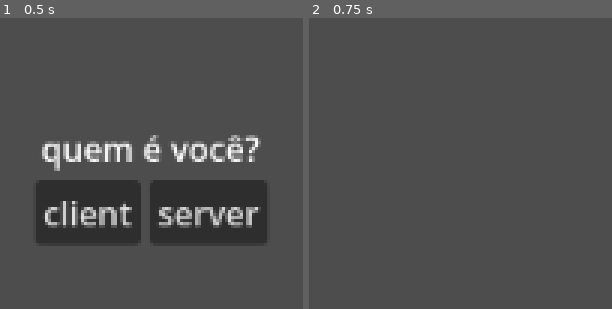
Above: before the commit, frames 1-2 (left to right).
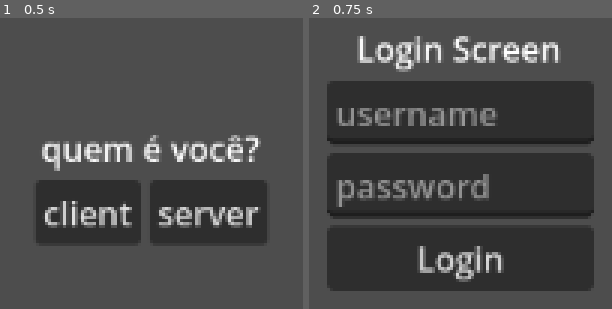
Above: after the commit, the same moments.

Repository: bakudas/godot-doodles
Game: Godot game, scene res://scenes/menu.tscn
Same seed, same stepped clock (60 frames per second), same inputs: the game is played once before the commit and once after it. This scene is started directly instead of the project's main scene.
Inputs:
- Up to frame 1 (0.5 s): no input
- Up to frame 2 (0.75 s): click "client" at 0.5 s

Frame 1 is identical in both runs. In frame 2, 58% of the frame differs, in the area x 5-95%, y 6-94%.

Commit message:
feat: login and simple backend

Diff:
--- /dev/null
+++ b/basic-multiplayer-server/fake_database.json
@@ -0,0 +1,7 @@
+{
+	"bakudas": {
+		"password": "12345",
+		"avatar": "res://icon.svg",
+		"name": "bakudas"
+	}
+}
--- a/basic-multiplayer-server/project.godot
+++ b/basic-multiplayer-server/project.godot
@@ -15,6 +15,10 @@
 config/features=PackedStringArray("4.6", "GL Compatibility")
 config/icon="res://icon.svg"
 
+[autoload]
+
+AuthenticationCredentials="*uid://ckt6tasekceg8"
+
 [physics]
 
 3d/physics_engine="Jolt Physics"
--- /dev/null
+++ b/basic-multiplayer-server/scenes/auth.tscn
@@ -0,0 +1,6 @@
+[gd_scene format=3 uid="uid://bpyd5jjr67dqn"]
+
+[ext_resource type="Script" uid="uid://ckt6tasekceg8" path="res://scripts/AuthenticationCredentials.gd" id="1_ro4lu"]
+
+[node name="Auth" type="Node2D" unique_id=607286058]
+script = ExtResource("1_ro4lu")
--- /dev/null
+++ b/basic-multiplayer-server/scenes/avatar_screen.tscn
@@ -0,0 +1,33 @@
+[gd_scene format=3 uid="uid://bsg2reaftjtu4"]
+
+[ext_resource type="Script" uid="uid://b78bbwsjoi0nh" path="res://scripts/avatar_screen.gd" id="1_ppl4b"]
+
+[node name="AvatarScreen" type="Control" unique_id=440305674]
+layout_mode = 3
+anchors_preset = 14
+anchor_top = 0.5
+anchor_right = 1.0
+anchor_bottom = 0.5
+grow_horizontal = 2
+grow_vertical = 2
+script = ExtResource("1_ppl4b")
+
+[node name="VBoxContainer" type="VBoxContainer" parent="." unique_id=1069611532]
+layout_mode = 1
+anchors_preset = 8
+anchor_left = 0.5
+anchor_top = 0.5
+anchor_right = 0.5
+anchor_bottom = 0.5
+offset_left = -0.5
+offset_top = -13.5
+offset_right = 0.5
+offset_bottom = 13.5
+grow_horizontal = 2
+grow_vertical = 2
+
+[node name="TextureRect" type="TextureRect" parent="VBoxContainer" unique_id=2072095753]
+layout_mode = 2
+
+[node name="Label" type="Label" parent="VBoxContainer" unique_id=299866737]
+layout_mode = 2
--- /dev/null
+++ b/basic-multiplayer-server/scenes/login_screen.tscn
@@ -0,0 +1,51 @@
+[gd_scene format=3 uid="uid://cqrsxxv5hkcfu"]
+
+[ext_resource type="Script" uid="uid://b8swnov67gwf" path="res://scripts/login_screen.gd" id="1_frse4"]
+
+[node name="LoginScreen" type="Control" unique_id=1301405064]
+layout_mode = 3
+anchors_preset = 15
+anchor_right = 1.0
+anchor_bottom = 1.0
+grow_horizontal = 2
+grow_vertical = 2
+script = ExtResource("1_frse4")
+
+[node name="VBoxContainer" type="VBoxContainer" parent="." unique_id=454095464]
+layout_mode = 1
+anchors_preset = 14
+anchor_top = 0.5
+anchor_right = 1.0
+anchor_bottom = 0.5
+grow_horizontal = 2
+grow_vertical = 2
+
+[node name="Label" type="Label" parent="VBoxContainer" unique_id=453103988]
+layout_mode = 2
+text = "Login Screen"
+horizontal_alignment = 1
+
+[node name="UserLineEdit" type="LineEdit" parent="VBoxContainer" unique_id=723956217]
+custom_minimum_size = Vector2(128, 0)
+layout_mode = 2
+size_flags_horizontal = 4
+placeholder_text = "username"
+
+[node name="PassLineEdit" type="LineEdit" parent="VBoxContainer" unique_id=2066125794]
+custom_minimum_size = Vector2(128, 0)
+layout_mode = 2
+size_flags_horizontal = 4
+placeholder_text = "password"
+secret = true
+
+[node name="LoginButton" type="Button" parent="VBoxContainer" unique_id=854727198]
+custom_minimum_size = Vector2(128, 0)
+layout_mode = 2
+size_flags_horizontal = 4
+text = "Login"
+
+[node name="ErroMessage" type="Label" parent="VBoxContainer" unique_id=1353151812]
+layout_mode = 2
+size_flags_horizontal = 4
+
+[connection signal="pressed" from="VBoxContainer/LoginButton" to="." method="_on_login_button_pressed"]
--- /dev/null
+++ b/basic-multiplayer-server/scenes/udp_server.tscn
@@ -0,0 +1,8 @@
+[gd_scene format=3 uid="uid://cn7r6xtpaxe4x"]
+
+[ext_resource type="Script" uid="uid://c013okpe5wa6c" path="res://scripts/udp_server.gd" id="1_hv1c6"]
+
+[node name="UDPServer" type="Node2D" unique_id=60800462]
+script = ExtResource("1_hv1c6")
+database_file_path = null
+teste = null
--- /dev/null
+++ b/basic-multiplayer-server/scripts/AuthenticationCredentials.gd
@@ -0,0 +1,4 @@
+extends Node2D
+
+var username: String = ""
+var access_token: int
--- /dev/null
+++ b/basic-multiplayer-server/scripts/avatar_screen.gd
@@ -0,0 +1,76 @@
+extends Control
+
+const HOST: String = "127.0.0.1"
+const PORT: int = 4242
+
+
+func _ready() -> void:
+	print("%s logged in!" % AuthenticationCredentials.username)
+	var packet = PacketPeerUDP.new()
+	packet.connect_to_host(HOST, PORT)
+	request_authentication(packet)
+
+
+func request_authentication(packet):
+	var request = {
+		"get_authentication_token": true,
+		"username": AuthenticationCredentials.username,
+		"token": AuthenticationCredentials.access_token
+	}
+	packet.put_var(JSON.stringify(request))
+	while packet.wait() == OK:
+		var data = JSON.parse_string(packet.get_var())
+		if data == AuthenticationCredentials.access_token:
+			request_avatar(packet)
+			break
+
+
+func request_avatar(packet):
+	var request = {
+		"get_avatar": true,
+		"username": AuthenticationCredentials.username,
+		"token": AuthenticationCredentials.access_token
+	}
+	packet.put_var(JSON.stringify(request))
+	while packet.wait() == OK:
+		var data = JSON.parse_string(packet.get_var())
+		download_avatar(data['avatar_id'][0], data['token'])
+		#$VBoxContainer/TextureRect.texture = texture
+		$VBoxContainer/Label.text = AuthenticationCredentials.username
+		break
+
+
+func download_avatar(asset_id: String, token: String):
+	var http_request = HTTPRequest.new()
+	add_child(http_request)
+
+	# Importante: Para baixar imagens, não precisamos de headers complexos,
+	# apenas o Bearer se o asset não for público.
+	var headers = ["Authorization: Bearer " + token]
+
+	# Conecta ao sinal específico para processar a imagem
+	http_request.request_completed.connect(_on_image_downloaded)
+
+	# Endpoint de Assets do Squidex
+	var url = "https://bke.pixelcartel.com.br/api/assets/game-backend/" + asset_id
+
+	var error = http_request.request(url, headers, HTTPClient.METHOD_GET)
+	if error != OK:
+		push_error("Erro ao iniciar download da imagem.")
+
+func _on_image_downloaded(result, response_code, headers, body):
+	if response_code == 200:
+		var image = Image.new()
+		var error = image.load_jpg_from_buffer(body) # Tenta JPG
+
+		if error != OK:
+			error = image.load_png_from_buffer(body) # Tenta PNG se JPG falhar
+
+		if error == OK:
+			var texture = ImageTexture.create_from_image(image)
+			$VBoxContainer/TextureRect.texture = texture
+			print("Avatar aplicado com sucesso!")
+		else:
+			push_error("Falha ao converter dados do corpo em imagem.")
+	else:
+		print("Erro no download: ", response_code)
--- a/basic-multiplayer-server/scripts/client.gd
+++ b/basic-multiplayer-server/scripts/client.gd
@@ -7,5 +7,5 @@
 
 
 func _ready() -> void:
-	var error: Error = peer.create_client(HOST, PORT)
+	var _error: Error = peer.create_client(HOST, PORT)
 	multiplayer.multiplayer_peer = peer
--- /dev/null
+++ b/basic-multiplayer-server/scripts/login_screen.gd
@@ -0,0 +1,37 @@
+extends Control
+
+const PORT: int = 4242
+const HOST: String = "127.0.0.1"
+@onready var user_editlist = $VBoxContainer/UserLineEdit
+@onready var pass_editlist = $VBoxContainer/PassLineEdit
+
+func send_credentials():
+	var message = {
+		'authenticate_credentials': {
+			'username': user_editlist.text,
+			'password': pass_editlist.text
+		}
+	}
+	var packet = PacketPeerUDP.new()
+	packet.connect_to_host(HOST, PORT)
+	packet.put_var(JSON.stringify(message))
+	while packet.wait() == OK:
+		var data = JSON.parse_string(packet.get_var())
+		if "token" in data:
+			$VBoxContainer/ErroMessage.text = "logged!!"
+			AuthenticationCredentials.username = message['authenticate_credentials']['username']
+			AuthenticationCredentials.access_token = data['token']
+			print("send credentials for {username} with token {access_token}"
+			.format({
+				'username': AuthenticationCredentials.username,
+				'access_token': AuthenticationCredentials.access_token}
+			))
+			get_tree().change_scene_to_file("res://scenes/avatar_screen.tscn")
+			break
+		else:
+			$VBoxContainer/ErroMessage.text = "login failed, check your credentials"
+			break
+
+
+func _on_login_button_pressed() -> void:
+	send_credentials()
--- a/basic-multiplayer-server/scripts/menu.gd
+++ b/basic-multiplayer-server/scripts/menu.gd
@@ -2,8 +2,8 @@
 
 
 func _on_client_pressed() -> void:
-	get_tree().change_scene_to_file("res://scenes/client.tscn")
+	get_tree().change_scene_to_file("res://scenes/login_screen.tscn")
 
 
 func _on_server_pressed() -> void:
-	get_tree().change_scene_to_file("res://scenes/server.tscn")
+	get_tree().change_scene_to_file("res://scenes/udp_server.tscn")
--- /dev/null
+++ b/basic-multiplayer-server/scripts/udp_server.gd
@@ -0,0 +1,148 @@
+extends Node2D
+
+const PORT: int = 4242
+var server: UDPServer = UDPServer.new()
+@export var database_file_path = "res://fake_database.json"
+var fake_database = {}
+var user_data
+var logged_users = {}
+var backend_token
+@export var teste: PackedByteArray
+
+func _ready() -> void:
+	server.listen(PORT)
+	print("server online: " + str(server.is_listening()))
+	load_database(database_file_path)
+
+
+func _process(delta: float) -> void:
+	server.poll()
+	if server.is_connection_available():
+		var peer = server.take_connection()
+		var message = JSON.parse_string(peer.get_var())
+		if "authenticate_credentials" in message:
+			authenticate_player(peer, message)
+		elif "get_authentication_token" in message:
+			get_authentication_token(peer, message)
+		elif "get_avatar" in message:
+			get_avatar(peer, message)
+
+
+func authenticate_player(peer, message):
+	var credentials = message['authenticate_credentials']
+	if "username" in credentials and "password" in credentials:
+		var username = credentials["username"]
+		var password = credentials["password"]
+		if user_data['data']['username']['en'] == username:
+			if user_data['data']['password']['iv'] == password:
+				var token = randi()
+				var response = {'token': token, 'username': username}
+				logged_users[username] = token
+				print("authenticated player: %s" % str(response))
+				peer.put_var(JSON.stringify(response))
+			else:
+				peer.put_var("")
+
+
+func load_database(data_path) -> Dictionary:
+	#var file = FileAccess.open(data_path, FileAccess.READ)
+	#var file_content = file.get_as_text()
+	#fake_database = JSON.parse_string(file_content)
+	#print("fake data: %s" % str(fake_database))
+	send_auth_request()
+	return fake_database
+
+
+func get_authentication_token(peer, message):
+	var credentials = message
+	if "username" in credentials:
+		if credentials['token'] == logged_users[credentials['username']]:
+			var token = logged_users[credentials['username']]
+			var response = {'token': token, 'username': credentials['username']}
+			print("get auth token: %s" % str(response))
+			peer.put_var(JSON.stringify(token))
+
+
+func get_avatar(peer, message):
+	var data = {
+		'avatar_id': user_data['data']['avatarImage']['iv'],
+		'token': backend_token
+	}
+	peer.put_var(JSON.stringify(data))
+
+
+func send_auth_request():
+	var http_request = HTTPRequest.new()
+	add_child(http_request)
+
+	# Conecta o sinal para processar a resposta
+	http_request.request_completed.connect(_on_request_completed)
+
+	# Configuração dos Headers
+	var headers = ["Content-Type: application/x-www-form-urlencoded"]
+
+	# Configuração do Body (Dados do formulário)
+	var data = {
+		"grant_type": "client_credentials",
+		"client_id": "game-backend:default",
+		"client_secret": "bmv0svctp71dxvciob55isznhdmxasx3xzn7ppqb6qkx",
+		"scope": "squidex-api"
+	}
+
+	# Transforma o dicionário em string formatada: key1=value1&key2=value2
+	var query_string = HTTPClient.new().query_string_from_dict(data)
+
+	var url = "https://bke.pixelcartel.com.br/identity-server/connect/token"
+
+	# Realiza a requisição POST
+	var error = http_request.request(url, headers, HTTPClient.METHOD_POST, query_string)
+
+	if error != OK:
+		push_error("Ocorreu um erro ao iniciar a requisição HTTP.")
+
+func _on_request_completed(result, response_code, headers, body):
+	var json = JSON.new()
+	var parse_result = json.parse(body.get_string_from_utf8())
+
+	if response_code == 200:
+		var response_data = json.get_data()
+		backend_token = response_data["access_token"]
+		get_user_data(backend_token, "1e2c5075-ecdf-41aa-b15d-c9f17d1d642d")
+		print("Token recebido: ", response_data["access_token"])
+	else:
+		print("Erro na autenticação. Código: ", response_code)
+		print("Resposta: ", body.get_string_from_utf8())
+
+func get_user_data(token: String, user_id: String):
+	var http_request = HTTPRequest.new()
+	add_child(http_request)
+
+	# Conexão do sinal para tratar o retorno dos dados do usuário
+	http_request.request_completed.connect(_on_user_data_received)
+
+	# Headers: Incluindo o Bearer Token
+	var headers = [
+		"Authorization: Bearer " + token,
+		"Content-Type: application/json"
+	]
+
+	var url = "https://bke.pixelcartel.com.br/api/content/game-backend/user/" + user_id + "/"
+
+	# Requisição GET (padrão para leitura de dados)
+	var error = http_request.request(url, headers, HTTPClient.METHOD_GET)
+
+	if error != OK:
+		push_error("Erro ao solicitar dados do usuário.")
+
+
+func _on_user_data_received(result, response_code, headers, body):
+	var json = JSON.new()
+	var error = json.parse(body.get_string_from_utf8())
+
+	if response_code == 200:
+		user_data = json.get_data()
+		print("Dados do usuário carregados: ", user_data['data'])
+	elif response_code == 401:
+		print("Erro: Token expirado ou inválido.")
+	else:
+		print("Erro ao buscar usuário. Código: ", response_code)
Not shown, added: basic-multiplayer-server/scripts/AuthenticationCredentials.gd.uid
Not shown, added: basic-multiplayer-server/scripts/avatar_screen.gd.uid
Not shown, added: basic-multiplayer-server/scripts/login_screen.gd.uid
Not shown, added: basic-multiplayer-server/scripts/udp_server.gd.uid
